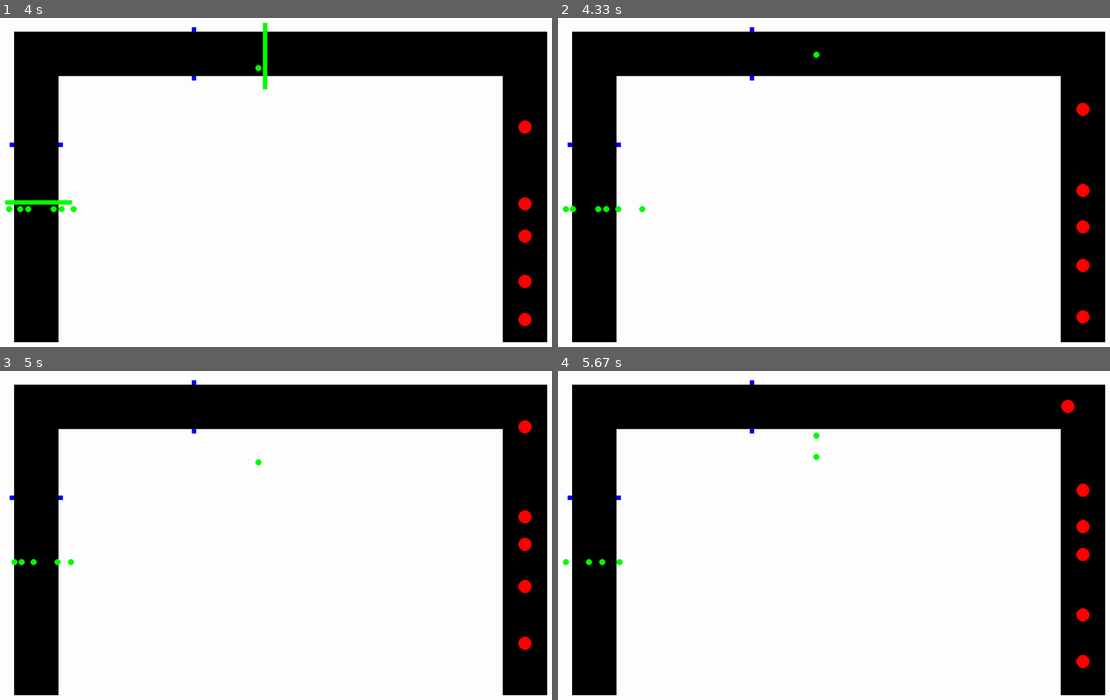
Above: before the commit, frames 1-4 (two rows, left to right).
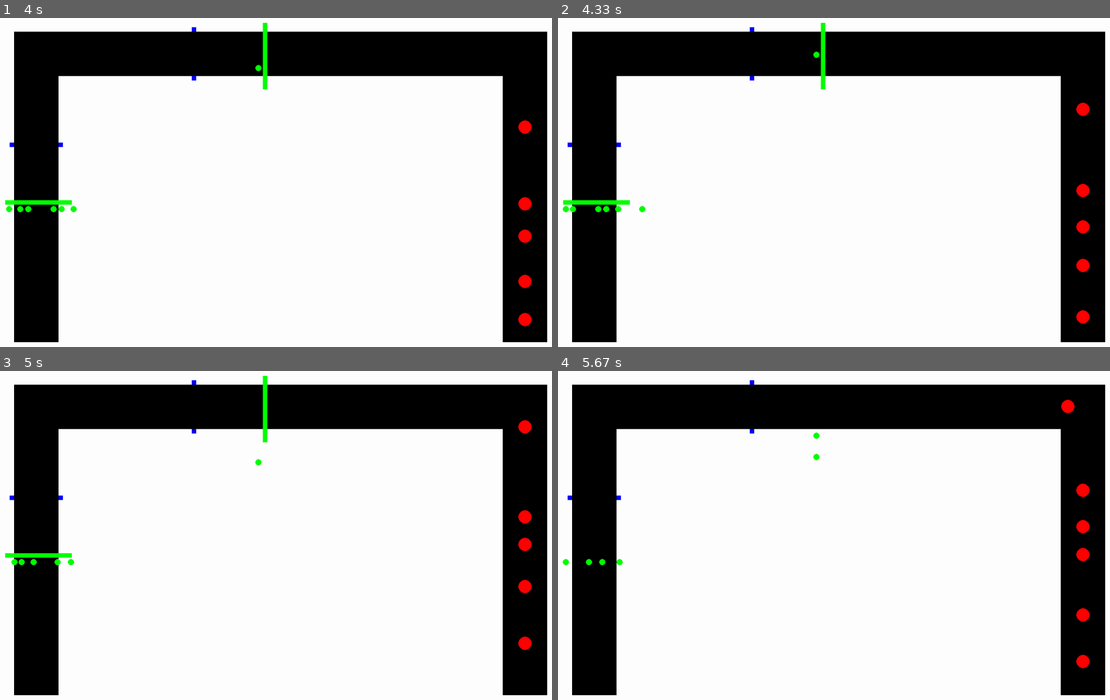
Above: after the commit, the same moments.

Repository: JCoder121/carsim
Game: pygame game, started from Working_CarSim.py
Two runs of this game, one before a commit and one after it. Both use one fixed random seed, a clock stepped at 60 frames per second and the inputs below.
Inputs (mouse positions are in pixels of both pictures, inside the frame that each line leads up to):
- Up to frame 1 (4 s): tap Enter at 0.33 s; tap Space at 1.67, 2.07, 2.37, 2.57, 2.9, 3.2, 3.4, 3.7 s; click (452, 166) at 3.95 s
- Up to frame 2 (4.33 s): tap Space at 4.3 s
- Up to frame 3 (5 s): tap Space at 4.63, 4.93 s
- Up to frame 4 (5.67 s): tap Space at 5.07, 5.47 s

Frame 1 is identical in both runs. In frame 2, 0.4% of the frame differs, in the area x 0-49%, y 1-57%; in frame 3, 0.4%; in frame 4, nothing differs.

Commit message:
Add files via upload

Diff:
--- a/Working_CarSim.py
+++ b/Working_CarSim.py
@@ -244,7 +244,7 @@
     def stop(self):
         self.speed = 0
 
-def pedestrian_spawner(wait, allow,obj):
+def pedestrian_spawner(wait, allow):
     global final_ped_time
 
     get_time = True
@@ -269,7 +269,7 @@
 
 def traffic_signal(wait):       #Decreases the amount and general possibility of an overlay between the pedestrian and the car
     current_time = pygame.time.get_ticks() / 1000
-    if (int(current_time) % wait >= 1 and int(current_time)%wait <=3.5):
+    if (int(current_time) % wait >= 1 and int(current_time)%wait <=4):
         pygame.draw.rect(screen, GREEN, (660, 30, 10, 150))
         pygame.draw.rect(screen, GREEN, (80,430, 150,10))
     if(int(current_time) % wait >=0 and int(current_time)%wait<=1):
@@ -386,7 +386,7 @@
             car = make_car()
             car_list.append(car)
 
-        pedestrian_spawner(input_ped_wait,input_ped_allow,car)
+        pedestrian_spawner(input_ped_wait,input_ped_allow)
         traffic_signal(input_ped_wait)
 
         # --- car logic
@@ -525,14 +525,14 @@
     # Close everything
     pygame.quit()
     if hundred_cars_bool:
-        body_print = "\n\nMinutes needed for 100 cars to pass: " + str(float(total_seconds/60)) + " with wait time between 10 and 15 seconds"
+        body_print = ("\n\nMinutes needed for 100 cars to pass: %0.02f +  with wait time between 10 and 15 seconds" % (float(total_seconds/60)))
         print(body_print)
 
         real_time = strftime("%Y-%m-%d %H-%M-%S", gmtime())
-        save_path = "/Users/Anirudh/Documents"
+        save_path = "/Users/Anirudh/Desktop/Programming/Traffic_Simulation/Raw_Data"
         #save_path = "/Users/jeffrey/Documents/Github/carsim/files/testing_current"
 
-        filestring = "rawdata- " + str(real_time) + ".txt"
+        filestring = str(input_ped_wait) + "second wait"+ ".txt"
         complete_name = os.path.join(save_path, filestring)
 
         f = open(complete_name, "a+")
